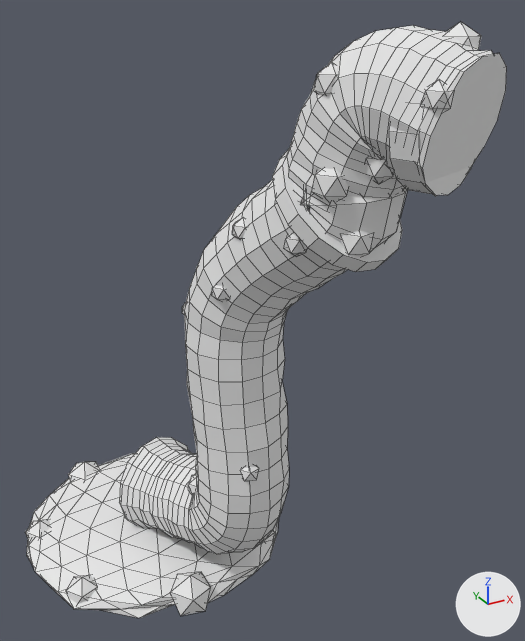
The FBX model shared/modeling-kit/out/goo_drop_tube_goo_2.fbx: old version first, new version second.
Both versions are drawn from a camera (50 mm lens) standing at (-8.8, -21.7, 22.4) and looking at (2.7, -0.9, 12.0). Every picture has the same lights, and +X, +Y and +Z are marked at lower right. The older version comes first. Mesh edges are drawn as thin lines.

The older version as bpy lines, for what is in view:
```python
me_goo_drop_tube_goo_2 = bpy.data.meshes.new('goo_drop_tube_goo_2')
me_goo_drop_tube_goo_2.from_pydata(...)  # 1556 vertices, 1898 faces; spans x -5.8..5.8, y -9.1..9.1, z 0.0..21.9
me_goo_drop_tube_goo_2.materials.append(mat_goo_drop_tube_goo_2_vcol)  # white #e7e7e7
ob_goo_drop_tube_goo_2 = bpy.data.objects.new('goo_drop_tube_goo_2', me_goo_drop_tube_goo_2)
ob_goo_drop_tube_goo_2.location = (0.0, 0.0, 0.0)
```
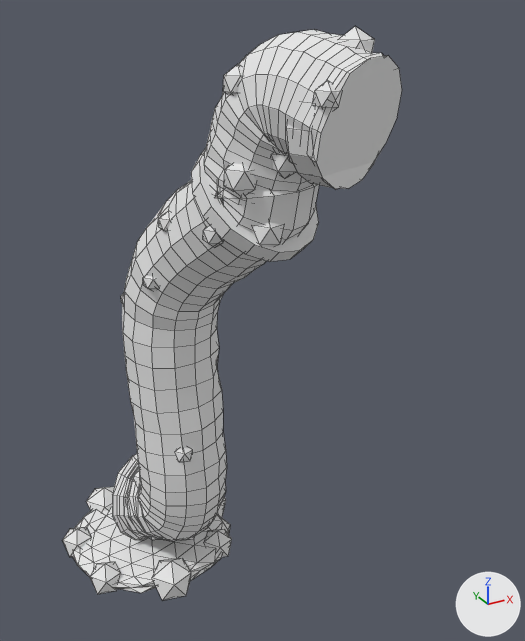
Location of each change, [x1, y1, x2, y2] in pixels of the pictures (525 x 641 px; the box of a moved part takes in the faces that stretch with it):
'goo_drop_tube_goo_2', reshaped (29% narrower)
    before: [25, 22, 507, 618]
    after: [62, 26, 402, 600]
part 1 of me_goo_drop_tube_goo_2, moved or reshaped
    before: [421, 80, 453, 111]
    after: [312, 81, 342, 110]
part 2 of me_goo_drop_tube_goo_2, moved or reshaped
    before: [445, 22, 481, 50]
    after: [340, 26, 375, 53]
part 3 of me_goo_drop_tube_goo_2, moved or reshaped
    before: [314, 63, 337, 96]
    after: [223, 64, 242, 95]
part 4 of me_goo_drop_tube_goo_2, moved or reshaped
    before: [366, 158, 394, 184]
    after: [272, 154, 297, 178]
part 5 of me_goo_drop_tube_goo_2, moved or reshaped
    before: [312, 168, 349, 202]
    after: [224, 163, 257, 196]
part 6 of me_goo_drop_tube_goo_2, moved or reshaped
    before: [341, 230, 373, 257]
    after: [253, 222, 284, 247]
part 7 of me_goo_drop_tube_goo_2, moved or reshaped
    before: [284, 234, 306, 257]
    after: [203, 226, 223, 247]
part 8 of me_goo_drop_tube_goo_2, moved or reshaped
    before: [232, 218, 246, 240]
    after: [159, 211, 171, 232]
part 9 of me_goo_drop_tube_goo_2, moved or reshaped
    before: [212, 285, 229, 301]
    after: [143, 276, 159, 291]
part 10 of me_goo_drop_tube_goo_2, moved or reshaped (mostly hidden)
    before: [182, 302, 186, 314]
    after: [121, 294, 123, 303]
part 11 of me_goo_drop_tube_goo_2, moved or reshaped
    before: [240, 467, 259, 481]
    after: [175, 448, 193, 462]
part 12 of me_goo_drop_tube_goo_2, moved or reshaped (mostly hidden)
    before: [188, 475, 197, 495]
    after: [133, 467, 140, 486]
part 13 of me_goo_drop_tube_goo_2, moved or reshaped
    before: [272, 149, 402, 272]
    after: [191, 149, 319, 262]
part 14 of me_goo_drop_tube_goo_2, moved or reshaped
    before: [389, 104, 473, 195]
    after: [286, 103, 375, 189]
part 15 of me_goo_drop_tube_goo_2, moved or reshaped
    before: [26, 453, 279, 618]
    after: [72, 507, 230, 593]
part 16 of me_goo_drop_tube_goo_2, moved or reshaped
    before: [25, 25, 507, 616]
    after: [62, 30, 402, 600]

Edits to the bpy script that builds the scene:
```text
Change me_goo_drop_tube_goo_2:
    used by ob_goo_drop_tube_goo_2; location = (0.0, 0.0, 0.0)
    remove me_goo_drop_tube_goo_2.from_pydata(...)  # 1556 vertices, 1898 faces; spans x -5.8..5.8, y -9.1..9.1, z 0.0..21.9
    add me_goo_drop_tube_goo_2.from_pydata(...)  # 1556 vertices, 1898 faces; spans x -4.3..4.3, y -6.8..6.8, z 0.0..21.8
    me_goo_drop_tube_goo_2 part 1: the loose piece of 12 vertices spanning x 2.5..3.2, y -9.1..-8.4, z 20.0..20.8 is moved by (-1.5, 2.2, -0.1)
    me_goo_drop_tube_goo_2 part 2: the loose piece of 12 vertices spanning x 3.9..4.9, y -8.1..-7.1, z 20.8..21.9 is moved by (-1.5, 2.2, -0.1)
    me_goo_drop_tube_goo_2 part 3: the loose piece of 12 vertices spanning x 1.5..2.3, y -6.3..-5.5, z 20.0..21.0 is moved by (-1.5, 2.2, -0.1)
    me_goo_drop_tube_goo_2 part 4: the loose piece of 12 vertices spanning x 2.3..3.2, y -7.4..-6.6, z 18.1..19.1 is moved by (-1.5, 2.2, -0.1)
    me_goo_drop_tube_goo_2 part 5: the loose piece of 12 vertices spanning x 1.3..2.3, y -6.7..-5.7, z 17.5..18.6 is moved by (-1.5, 2.2, -0.1)
    me_goo_drop_tube_goo_2 part 6: the loose piece of 12 vertices spanning x 2.0..3.0, y -6.9..-5.9, z 15.9..17.0 is moved by (-1.5, 2.2, -0.1)
    me_goo_drop_tube_goo_2 part 7: the loose piece of 12 vertices spanning x 1.0..1.8, y -5.5..-4.8, z 15.8..16.6 is moved by (-1.5, 2.2, -0.1)
    me_goo_drop_tube_goo_2 part 8: the loose piece of 12 vertices spanning x 0.5..1.1, y -3.5..-2.8, z 15.8..16.5 is moved by (-1.5, 2.2, -0.1)
    me_goo_drop_tube_goo_2 part 9: the loose piece of 12 vertices spanning x 0.0..0.7, y -2.8..-2.2, z 13.7..14.5 is moved by (-1.5, 2.2, -0.1)
    me_goo_drop_tube_goo_2 part 10: the loose piece of 12 vertices spanning x 0.0..0.6, y -0.5..0.1, z 12.3..13.0 is moved by (-1.5, 2.3, -0.1)
    me_goo_drop_tube_goo_2 part 11: the loose piece of 12 vertices spanning x 0.8..1.5, y -3.1..-2.4, z 6.8..7.6 is moved by (-1.5, 2.4, -0.1)
    me_goo_drop_tube_goo_2 part 12: the loose piece of 12 vertices spanning x -0.2..0.8, y -0.6..0.3, z 4.7..5.8 is moved by (-1.5, 2.3, -0.5)
    me_goo_drop_tube_goo_2 part 13: the loose piece of 32 vertices spanning x 0.8..5.0, y -6.7..-3.2, z 15.5..18.7 is moved by (-1.5, 2.2, -0.1)
    me_goo_drop_tube_goo_2 part 14: the loose piece of 32 vertices spanning x 2.2..5.6, y -8.7..-6.8, z 17.9..21.3 is moved by (-1.5, 2.2, -0.1)
    me_goo_drop_tube_goo_2 part 15: the loose piece of 162 vertices spanning x -5.8..5.2, y -1.8..9.0, z 0.0..1.9 is scaled about its middle by 0.619, then moved by (-0.4, -0.5, -0.1)
    me_goo_drop_tube_goo_2 part 16: 1078 of 1556 vertices moved; they spanned x -5.6..5.8, y -9.1..9.1, z 0.1..21.8 and now span x -4.3..4.3, y -6.8..6.8, z 0.0..21.7; mean shift (-1.2, 1.7, -0.1); largest move (1.4, 0.4, 5.5) -> (-0.1, 2.7, 4.8)
    other edits to the shape of me_goo_drop_tube_goo_2 do not show in these pictures
```
